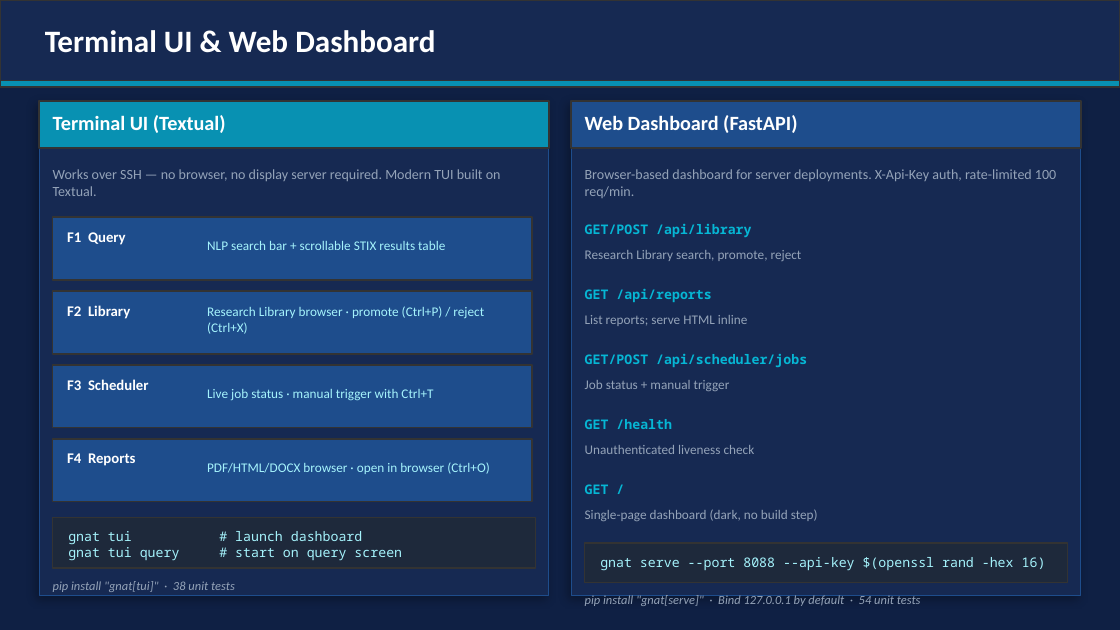
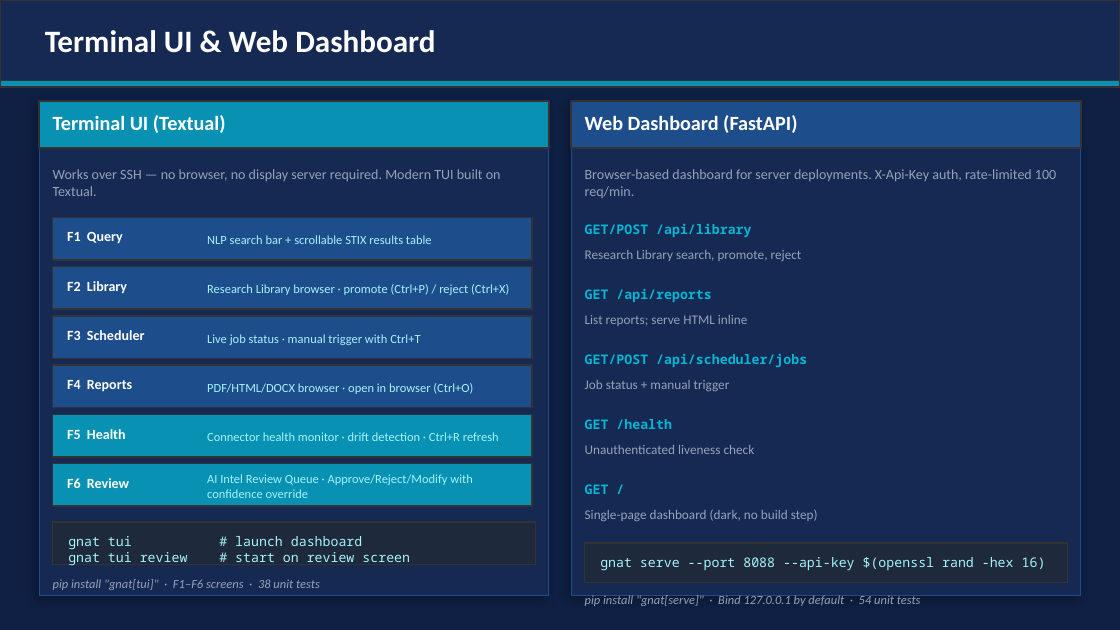
Before and after one commit to wrhalpin/GNAT, a slide deck: slide 17 of GNAT-Presentation.pptx. Drawn at 1120x630 pixels with LibreOffice and Linux fonts; fonts in the diff are those of the drawing. Boxes give left, top, right and bottom in pixels: in the first picture for what was removed or moved away, otherwise in the second. Text is boxed around its words. In the diff, an @@ line names an element or a change of style, - is before the commit and + after.

```diff
--- a/GNAT-Presentation.pptx
+++ b/GNAT-Presentation.pptx
@@ rectangle: place and size @@
-rectangle at [53, 217, 532, 280]
+rectangle at [53, 217, 532, 260]
@@ rectangle added at [53, 267, 532, 309], fill #1E4D8C, outline #333333 1 pt @@
@@ text "F2 Library": place and size @@
-text "F2 Library" at [67, 305, 130, 319]
+text "F2 Library" at [67, 281, 127, 294]
@@ text "Research Library browser · promote ...": place and size @@
-text "Research Library browser · promote ..." at [207, 306, 484, 334]
+text "Research Library browser · promote ..." at [207, 284, 509, 295]
@@ rectangle: place and size @@
-rectangle at [53, 291, 532, 354]
+rectangle at [53, 316, 532, 358]
@@ text "F3 Scheduler": place and size @@
-text "F3 Scheduler" at [67, 379, 149, 390]
+text "F3 Scheduler" at [67, 330, 145, 340]
@@ text "Live job status · manual ...": place and size @@
-text "Live job status · manual ..." at [207, 389, 433, 400]
+text "Live job status · manual ..." at [207, 334, 420, 345]
@@ rectangle: place and size @@
-rectangle at [53, 365, 532, 428]
+rectangle at [53, 365, 532, 408]
@@ size 9.5 to 9 pt in 4 elements at [67, 232, 123, 244], [67, 281, 127, 294], [67, 330, 145, 340], [67, 380, 132, 392] @@
@@ text "F4 Reports": place and size @@
-text "F4 Reports" at [67, 453, 136, 466]
+text "F4 Reports" at [67, 380, 132, 392]
@@ size 8.5 to 8 pt in 4 elements at [207, 235, 432, 244], [207, 284, 509, 295], [207, 334, 420, 345], [207, 383, 473, 394] @@
@@ text "PDF/HTML/DOCX browser · open in ...": place and size @@
-text "PDF/HTML/DOCX browser · open in ..." at [207, 462, 490, 474]
+text "PDF/HTML/DOCX browser · open in ..." at [207, 383, 473, 394]
@@ rectangle added at [53, 414, 532, 457], fill #0891B2, outline #333333 1 pt @@
@@ text added at [67, 429, 126, 439], 9 pt, text #FFFFFF, bold @@
+F5 Health
@@ text added at [207, 432, 499, 441], 8 pt, text #A5F3FC @@
+Connector health monitor · drift detection · Ctrl+R refresh
@@ rectangle: place and size @@
-rectangle at [53, 439, 532, 502]
+rectangle at [53, 464, 532, 506]
@@ rectangle at [53, 464, 532, 506]: fill #1E4D8C to #0891B2 @@
@@ text added at [67, 478, 129, 488], 9 pt, text #FFFFFF, bold @@
+F6 Review
@@ text added at [207, 474, 472, 498], 8 pt, text #A5F3FC @@
+AI Intel Review Queue · Approve/Reject/Modify with confidence override
@@ rectangle: place and size @@
-rectangle at [53, 517, 535, 568]
+rectangle at [53, 522, 535, 564]
@@ text at [68, 549, 410, 566]: text changed @@
-gnat tui query # start on query screen
+gnat tui review # start on review screen
@@ text at [53, 579, 320, 590]: text changed @@
-pip install "gnat[tui]" · 38 unit tests
+pip install "gnat[tui]" · F1–F6 screens · 38 unit tests
```
Also in this commit, not shown: 8 other slides changed, 5 slides added, 3 other files.
